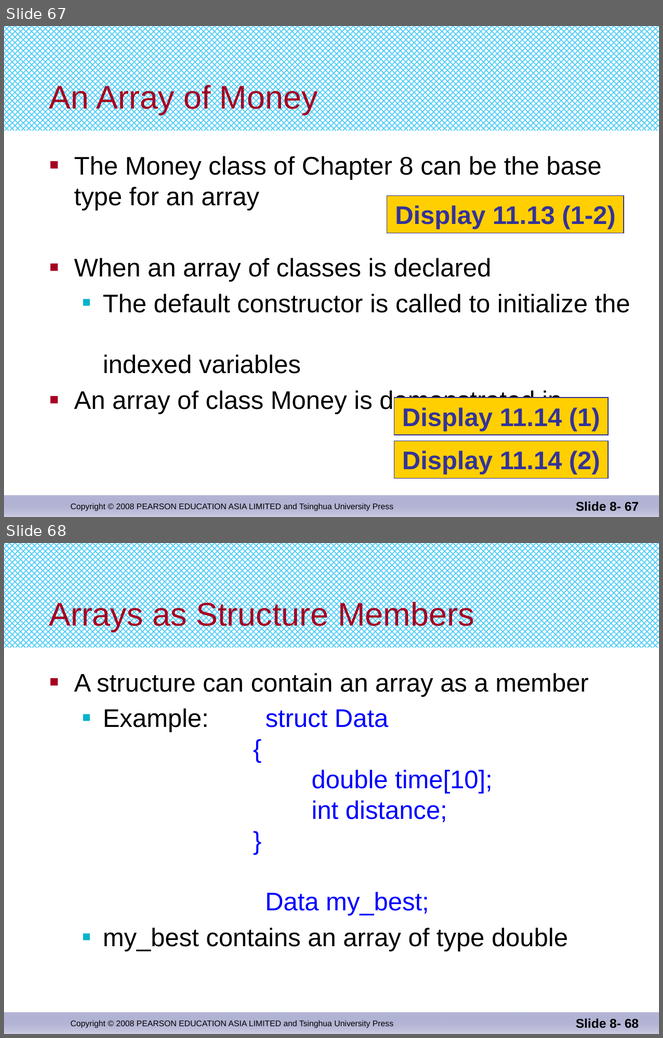
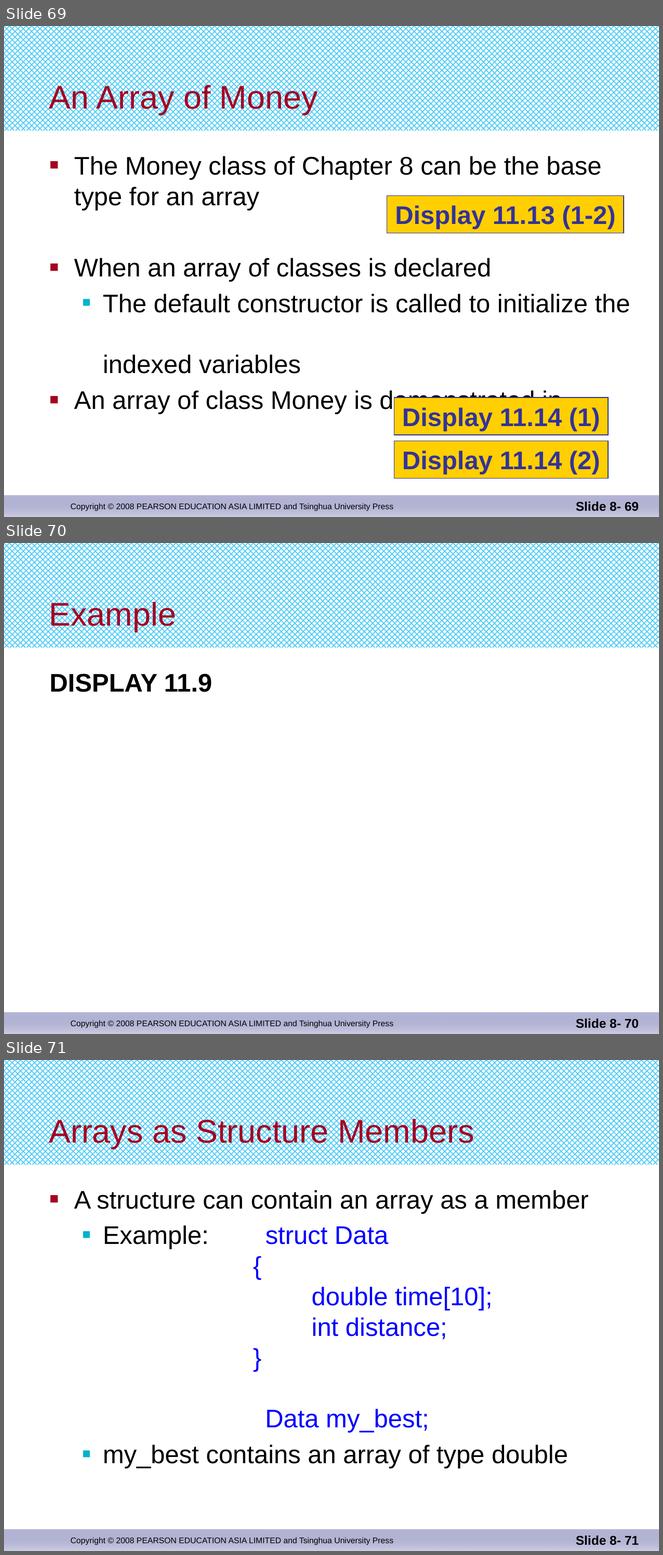
Before and after one commit to djuanbei/CPLUSPLUS, a slide deck: ppt/Chapter 11.pptx. Shown one above the other, each under a label of ours: slides 67 and 68 before the commit, slides 69, 70 and 71 after it. The pictures are 663x1038 and 663x1555 pixels, drawn with LibreOffice and Linux fonts; fonts in the diff are those of the drawing. Boxes give left, top, right and bottom in pixels: in the first picture for what was removed or moved away, otherwise in the second. Text is boxed around its words. In the diff, an @@ line names an element or a change of style, - is before the commit and + after.

```diff
--- a/ppt/Chapter 11.pptx
+++ b/ppt/Chapter 11.pptx
@@ slide 70 added at bbox=[4, 543, 659, 1034], background #FFFFFF; not listed: 3 template elements that a slide beside it also shows @@
@@ title added at bbox=[49, 600, 176, 632], 36 pt, text #A50021 @@
+Example
@@ text added at bbox=[50, 674, 213, 692], 28 pt, text #000000, bold @@
+DISPLAY 11.9
@@ page number added at bbox=[576, 1019, 639, 1029], 14 pt, text #000000, bold @@
+Slide 8- 70
@@ what was slide 67 is now slide 69 @@
@@ page number at bbox=[576, 502, 639, 512]: text changed @@
-Slide 8- 67
+Slide 8- 69
@@ what was slide 68 is now slide 71 @@
@@ page number at bbox=[576, 1536, 639, 1546]: text changed @@
-Slide 8- 68
+Slide 8- 71
```
Also in this commit, not shown: 2 slides changed, 4 other slides added, 1 other file.
